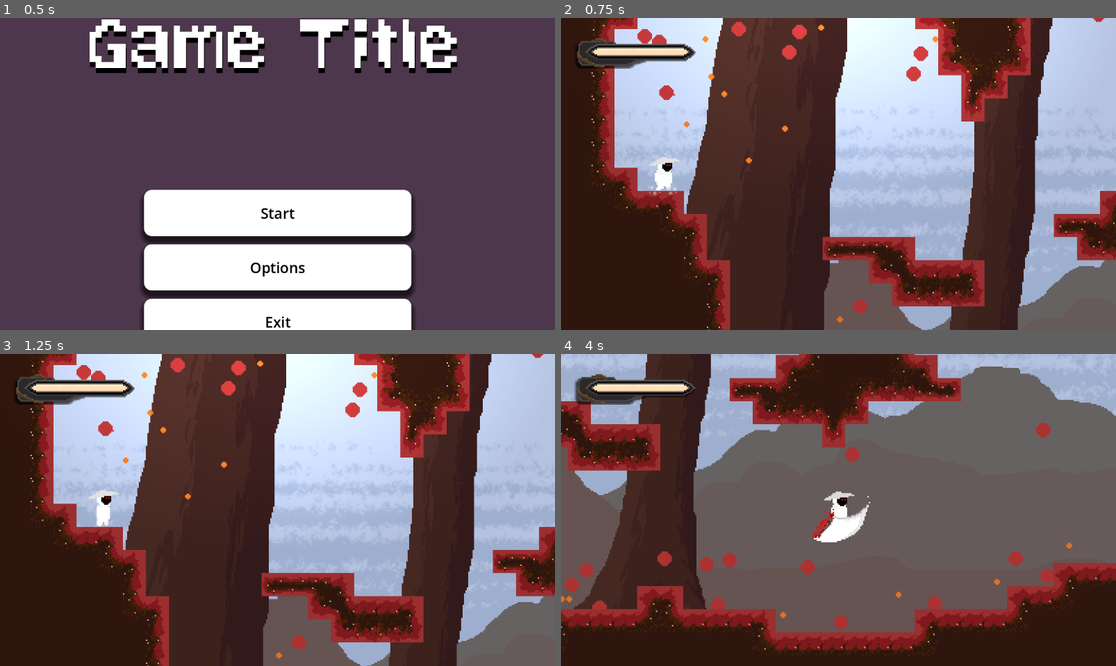
Above: before the commit, frames 1-4 (two rows, left to right).
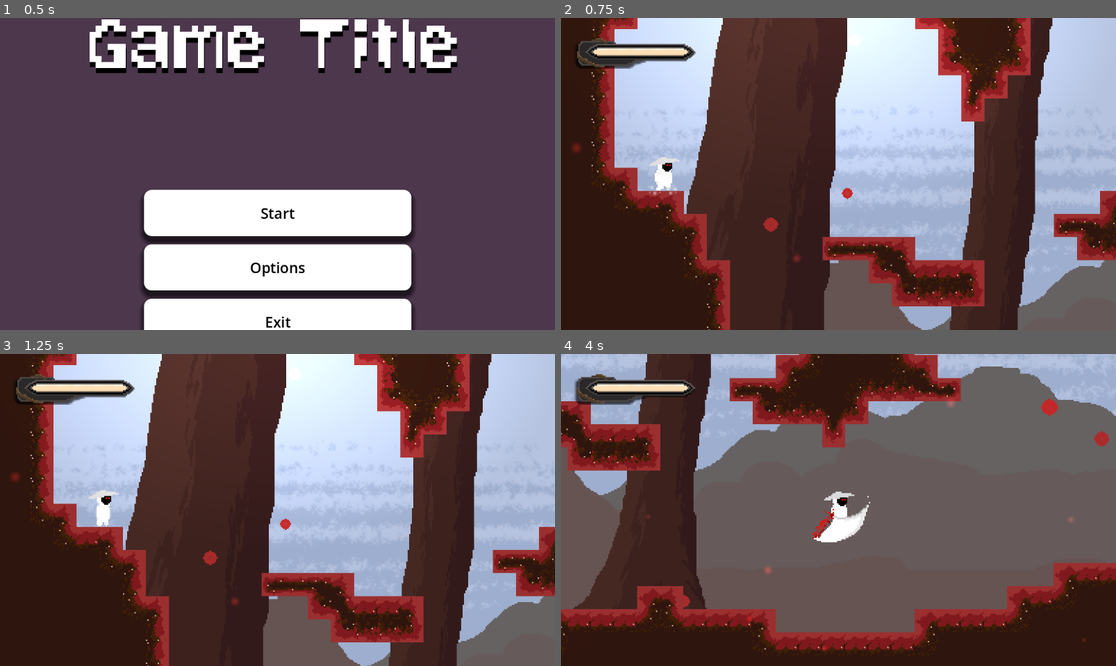
Above: after the commit, the same moments.

Repository: KirstenMayland/color2Dmetroidvania
Game: Godot game, scene res://scenes/gui/main_menu.tscn
The game is run twice, just before and just after one commit, with the same random seed, the same clock (stepped at 60 frames per second) and the same inputs.
Inputs:
- Up to frame 1 (0.5 s): no input
- Up to frame 2 (0.75 s): click "Start" at 0.5 s
- Up to frame 3 (1.25 s): no input
- Up to frame 4 (4 s): hold D (move_right) 1.28-2.78 s; tap E (attack) every 0.75 s from 1.35 to 3.6 s; tap Space (jump) at 1.52, 2.27, 3.77 s; hold A (move_left) 2.78-3.53 s; hold D (move_right) from 3.53 s (still down)

Frame 1 is identical in both runs. In frame 2, 1.2% of the frame differs, in the area x 2-98%, y 0-98%; in frame 3, 1.2%; in frame 4, 1.7%, in the area x 0-99%, y 14-96%.

Commit message:
particles everywhere

Diff:
--- a/scenes/entities/player.tscn
+++ b/scenes/entities/player.tscn
@@ -1212,7 +1212,7 @@
 polygon = PackedVector2Array(-5, -1, -5, 12, 6, 12, 6, -8, 2, -12, -2, -12, -5, -8)
 
 [node name="HealthComponent" parent="." instance=ExtResource("13_3h35b")]
-max_health = 20.0
+max_health = 30.0
 
 [node name="HurtboxComponent" parent="." node_paths=PackedStringArray("health_component", "invulnerablilty_timer") instance=ExtResource("14_jqlrc")]
 visible = false
--- a/scenes/levels/russet_grove_1.tscn
+++ b/scenes/levels/russet_grove_1.tscn
@@ -1,12 +1,29 @@
-[gd_scene load_steps=12 format=3 uid="uid://c35scpqfjmxyc"]
+[gd_scene load_steps=16 format=3 uid="uid://c35scpqfjmxyc"]
 
 [ext_resource type="Script" path="res://scripts/levels/base_scene.gd" id="1_r085p"]
 [ext_resource type="Texture2D" uid="uid://rs6347lx56cm" path="res://assets/backgrounds/russet_grove_1.png" id="2_sa21c"]
 [ext_resource type="PackedScene" uid="uid://c83w2rf5qwajx" path="res://scenes/components/camera_boundaries_component.tscn" id="3_g3ips"]
+[ext_resource type="Texture2D" uid="uid://lqi1farasaes" path="res://assets/misc/russet_grove_orbs.png" id="4_jgqpd"]
 [ext_resource type="PackedScene" uid="uid://bsmnunnhaal0q" path="res://scenes/components/scene_trigger_component.tscn" id="4_k0jbt"]
 [ext_resource type="PackedScene" uid="uid://huoqkmgswaek" path="res://scenes/gui/core.tscn" id="5_duyw0"]
 [ext_resource type="Texture2D" uid="uid://cv0j8scxdym8u" path="res://assets/misc/2d_lights_and_shadows_neutral_point_light.png" id="7_r1n1n"]
 [ext_resource type="Texture2D" uid="uid://og58iqswnewb" path="res://assets/tilesets/russet_grove_tileset.png" id="russet_grove_tileset"]
+
+[sub_resource type="ParticleProcessMaterial" id="ParticleProcessMaterial_tqwnk"]
+lifetime_randomness = 0.4
+emission_shape = 3
+emission_box_extents = Vector3(500, 250, 1)
+particle_flag_disable_z = true
+spread = 180.0
+gravity = Vector3(0, 0, 0)
+initial_velocity_min = 1.0
+initial_velocity_max = 10.0
+orbit_velocity_min = 0.0
+orbit_velocity_max = 0.0
+scale_min = 0.5
+hue_variation_min = -0.02
+hue_variation_max = 0.05
+turbulence_noise_strength = 4.7
 
 [sub_resource type="TileSetAtlasSource" id="TileSetAtlasSource_0"]
 texture = ExtResource("russet_grove_tileset")
@@ -444,6 +461,26 @@
 [sub_resource type="RectangleShape2D" id="RectangleShape2D_aji2q"]
 size = Vector2(20, 89.5)
 
+[sub_resource type="CanvasItemMaterial" id="CanvasItemMaterial_bknnb"]
+blend_mode = 1
+
+[sub_resource type="ParticleProcessMaterial" id="ParticleProcessMaterial_rdbg5"]
+lifetime_randomness = 0.4
+emission_shape = 3
+emission_box_extents = Vector3(500, 250, 1)
+particle_flag_disable_z = true
+spread = 180.0
+gravity = Vector3(0, 0, 0)
+initial_velocity_min = 1.0
+initial_velocity_max = 10.0
+orbit_velocity_min = 0.0
+orbit_velocity_max = 0.0
+scale_min = 0.01
+scale_max = 0.04
+hue_variation_min = -0.02
+hue_variation_max = 0.05
+turbulence_noise_strength = 4.7
+
 [node name="russet_grove_1" type="Node2D"]
 script = ExtResource("1_r085p")
 
@@ -457,6 +494,16 @@
 color = Color(1, 1, 1, 0.388235)
 shadow_enabled = true
 texture = ExtResource("7_r1n1n")
+
+[node name="RedOrbsParticles" type="GPUParticles2D" parent="."]
+position = Vector2(520, 223)
+amount = 50
+process_material = SubResource("ParticleProcessMaterial_tqwnk")
+texture = ExtResource("4_jgqpd")
+lifetime = 60.0
+preprocess = 30.0
+randomness = 0.42
+visibility_rect = Rect2(-525, -215, 1025, 500)
 
 [node name="TileMap" type="TileMap" parent="."]
 tile_set = SubResource("TileSet_gswel")
@@ -493,3 +540,14 @@
 
 [node name="russet_grove_2" type="Marker2D" parent="EntranceMarkers"]
 position = Vector2(978, 290)
+
+[node name="RedLightParticles" type="GPUParticles2D" parent="."]
+modulate = Color(0.835294, 0.184314, 0.176471, 0.305882)
+material = SubResource("CanvasItemMaterial_bknnb")
+position = Vector2(484, 256)
+amount = 75
+process_material = SubResource("ParticleProcessMaterial_rdbg5")
+texture = ExtResource("7_r1n1n")
+lifetime = 60.0
+preprocess = 30.0
+visibility_rect = Rect2(-515, -215, 1015, 500)
--- a/scenes/levels/russet_grove_2.tscn
+++ b/scenes/levels/russet_grove_2.tscn
@@ -456,7 +456,7 @@
 sources/0 = SubResource("TileSetAtlasSource_0")
 
 [sub_resource type="RectangleShape2D" id="RectangleShape2D_0s3ma"]
-size = Vector2(1976, 932)
+size = Vector2(1976, 887)
 
 [sub_resource type="RectangleShape2D" id="RectangleShape2D_k2buk"]
 size = Vector2(44.25, 136)
@@ -491,10 +491,11 @@
 script = ExtResource("1_fiffr")
 
 [node name="Background" type="Sprite2D" parent="."]
+show_behind_parent = true
 position = Vector2(1024, 510)
 texture = ExtResource("2_epnu6")
 
-[node name="GPUParticles2D" type="GPUParticles2D" parent="."]
+[node name="RedOrbsParticles" type="GPUParticles2D" parent="."]
 position = Vector2(1046, 520)
 amount = 250
 process_material = SubResource("ParticleProcessMaterial_5e7si")
@@ -537,10 +538,9 @@
 color = Color(0.180392, 0.0823529, 0.0509804, 1)
 
 [node name="CameraBoundariesComponent" parent="." instance=ExtResource("3_vkiq8")]
-visible = false
 
 [node name="CollisionShape2D" type="CollisionShape2D" parent="CameraBoundariesComponent"]
-position = Vector2(1030, 510)
+position = Vector2(1030, 532.5)
 shape = SubResource("RectangleShape2D_0s3ma")
 
 [node name="EntranceMarkers" type="Node2D" parent="."]
@@ -574,7 +574,7 @@
 position = Vector2(1474, 993)
 shape = SubResource("RectangleShape2D_rhaps")
 
-[node name="GPUParticles2D2" type="GPUParticles2D" parent="."]
+[node name="RedLightParticles" type="GPUParticles2D" parent="."]
 modulate = Color(0.835294, 0.184314, 0.176471, 0.305882)
 material = SubResource("CanvasItemMaterial_j2nvb")
 position = Vector2(1086.97, 510.396)
--- a/scenes/levels/russet_grove_3.tscn
+++ b/scenes/levels/russet_grove_3.tscn
@@ -1,12 +1,30 @@
-[gd_scene load_steps=12 format=3 uid="uid://cgosrp8rmcq4w"]
+[gd_scene load_steps=17 format=3 uid="uid://cgosrp8rmcq4w"]
 
 [ext_resource type="Script" path="res://scripts/levels/base_scene.gd" id="1_bus6f"]
 [ext_resource type="Texture2D" uid="uid://c8inkaek5lgw8" path="res://assets/backgrounds/russet_grove_3.png" id="2_wkl04"]
+[ext_resource type="Texture2D" uid="uid://lqi1farasaes" path="res://assets/misc/russet_grove_orbs.png" id="3_ipc10"]
 [ext_resource type="PackedScene" uid="uid://bsmnunnhaal0q" path="res://scenes/components/scene_trigger_component.tscn" id="4_kic5e"]
 [ext_resource type="PackedScene" uid="uid://huoqkmgswaek" path="res://scenes/gui/core.tscn" id="4_v0ww0"]
 [ext_resource type="PackedScene" uid="uid://c83w2rf5qwajx" path="res://scenes/components/camera_boundaries_component.tscn" id="5_ifgre"]
 [ext_resource type="PackedScene" uid="uid://wbbgttji4k7b" path="res://scenes/entities/sheep.tscn" id="7_o4uk1"]
+[ext_resource type="Texture2D" uid="uid://cv0j8scxdym8u" path="res://assets/misc/2d_lights_and_shadows_neutral_point_light.png" id="9_6v8e8"]
 [ext_resource type="Texture2D" uid="uid://og58iqswnewb" path="res://assets/tilesets/russet_grove_tileset.png" id="russet_grove_tileset"]
+
+[sub_resource type="ParticleProcessMaterial" id="ParticleProcessMaterial_o8e2c"]
+lifetime_randomness = 0.4
+emission_shape = 3
+emission_box_extents = Vector3(500, 250, 1)
+particle_flag_disable_z = true
+spread = 180.0
+gravity = Vector3(0, 0, 0)
+initial_velocity_min = 1.0
+initial_velocity_max = 10.0
+orbit_velocity_min = 0.0
+orbit_velocity_max = 0.0
+scale_min = 0.5
+hue_variation_min = -0.02
+hue_variation_max = 0.05
+turbulence_noise_strength = 4.7
 
 [sub_resource type="TileSetAtlasSource" id="TileSetAtlasSource_0"]
 texture = ExtResource("russet_grove_tileset")
@@ -444,12 +462,42 @@
 [sub_resource type="RectangleShape2D" id="RectangleShape2D_4or7c"]
 size = Vector2(21, 82)
 
+[sub_resource type="CanvasItemMaterial" id="CanvasItemMaterial_mjlcq"]
+blend_mode = 1
+
+[sub_resource type="ParticleProcessMaterial" id="ParticleProcessMaterial_1vk4n"]
+lifetime_randomness = 0.4
+emission_shape = 3
+emission_box_extents = Vector3(500, 250, 1)
+particle_flag_disable_z = true
+spread = 180.0
+gravity = Vector3(0, 0, 0)
+initial_velocity_min = 1.0
+initial_velocity_max = 10.0
+orbit_velocity_min = 0.0
+orbit_velocity_max = 0.0
+scale_min = 0.01
+scale_max = 0.04
+hue_variation_min = -0.02
+hue_variation_max = 0.05
+turbulence_noise_strength = 4.7
+
 [node name="russet_grove_3" type="Node2D"]
 script = ExtResource("1_bus6f")
 
 [node name="Background" type="Sprite2D" parent="."]
 position = Vector2(511, 255)
 texture = ExtResource("2_wkl04")
+
+[node name="RedOrbsParticles" type="GPUParticles2D" parent="."]
+position = Vector2(520, 223)
+amount = 50
+process_material = SubResource("ParticleProcessMaterial_o8e2c")
+texture = ExtResource("3_ipc10")
+lifetime = 60.0
+preprocess = 30.0
+randomness = 0.42
+visibility_rect = Rect2(-525, -215, 1025, 500)
 
 [node name="TileMap" type="TileMap" parent="."]
 tile_set = SubResource("TileSet_0")
@@ -497,3 +545,14 @@
 offset_right = 1011.0
 offset_bottom = 512.0
 color = Color(0.180392, 0.0823529, 0.0509804, 1)
+
+[node name="RedLightParticles" type="GPUParticles2D" parent="."]
+modulate = Color(0.835294, 0.184314, 0.176471, 0.305882)
+material = SubResource("CanvasItemMaterial_mjlcq")
+position = Vector2(484, 256)
+amount = 75
+process_material = SubResource("ParticleProcessMaterial_1vk4n")
+texture = ExtResource("9_6v8e8")
+lifetime = 60.0
+preprocess = 30.0
+visibility_rect = Rect2(-515, -215, 1015, 500)
--- a/scenes/levels/russet_grove_4.tscn
+++ b/scenes/levels/russet_grove_4.tscn
@@ -1,11 +1,29 @@
-[gd_scene load_steps=10 format=3 uid="uid://b81ol54kb0cfj"]
+[gd_scene load_steps=15 format=3 uid="uid://b81ol54kb0cfj"]
 
 [ext_resource type="Script" path="res://scripts/levels/base_scene.gd" id="1_6qpep"]
 [ext_resource type="Texture2D" uid="uid://c46gryvi5dol7" path="res://assets/backgrounds/russet_grove_4.png" id="2_50a67"]
 [ext_resource type="PackedScene" uid="uid://c83w2rf5qwajx" path="res://scenes/components/camera_boundaries_component.tscn" id="3_5xa0h"]
+[ext_resource type="Texture2D" uid="uid://lqi1farasaes" path="res://assets/misc/russet_grove_orbs.png" id="3_18wrr"]
 [ext_resource type="PackedScene" uid="uid://huoqkmgswaek" path="res://scenes/gui/core.tscn" id="5_6u0pk"]
 [ext_resource type="PackedScene" uid="uid://xlupq7k0124k" path="res://scenes/entities/grove_guardian.tscn" id="6_tbiij"]
+[ext_resource type="Texture2D" uid="uid://cv0j8scxdym8u" path="res://assets/misc/2d_lights_and_shadows_neutral_point_light.png" id="8_6tw45"]
 [ext_resource type="Texture2D" uid="uid://og58iqswnewb" path="res://assets/tilesets/russet_grove_tileset.png" id="russet_grove_tileset"]
+
+[sub_resource type="ParticleProcessMaterial" id="ParticleProcessMaterial_hknk8"]
+lifetime_randomness = 0.4
+emission_shape = 3
+emission_box_extents = Vector3(500, 250, 1)
+particle_flag_disable_z = true
+spread = 180.0
+gravity = Vector3(0, 0, 0)
+initial_velocity_min = 1.0
+initial_velocity_max = 10.0
+orbit_velocity_min = 0.0
+orbit_velocity_max = 0.0
+scale_min = 0.5
+hue_variation_min = -0.02
+hue_variation_max = 0.05
+turbulence_noise_strength = 4.7
 
 [sub_resource type="TileSetAtlasSource" id="TileSetAtlasSource_0"]
 texture = ExtResource("russet_grove_tileset")
@@ -440,12 +458,42 @@
 [sub_resource type="RectangleShape2D" id="RectangleShape2D_lsyqt"]
 size = Vector2(906, 347)
 
+[sub_resource type="CanvasItemMaterial" id="CanvasItemMaterial_8745f"]
+blend_mode = 1
+
+[sub_resource type="ParticleProcessMaterial" id="ParticleProcessMaterial_21qyd"]
+lifetime_randomness = 0.4
+emission_shape = 3
+emission_box_extents = Vector3(500, 250, 1)
+particle_flag_disable_z = true
+spread = 180.0
+gravity = Vector3(0, 0, 0)
+initial_velocity_min = 1.0
+initial_velocity_max = 10.0
+orbit_velocity_min = 0.0
+orbit_velocity_max = 0.0
+scale_min = 0.01
+scale_max = 0.04
+hue_variation_min = -0.02
+hue_variation_max = 0.05
+turbulence_noise_strength = 4.7
+
 [node name="russet_grove_4" type="Node2D"]
 script = ExtResource("1_6qpep")
 
 [node name="Background" type="Sprite2D" parent="."]
 position = Vector2(513, 258)
 texture = ExtResource("2_50a67")
+
+[node name="RedOrbsParticles" type="GPUParticles2D" parent="."]
+position = Vector2(520, 223)
+amount = 40
+process_material = SubResource("ParticleProcessMaterial_hknk8")
+texture = ExtResource("3_18wrr")
+lifetime = 60.0
+preprocess = 30.0
+randomness = 0.42
+visibility_rect = Rect2(-525, -215, 1025, 500)
 
 [node name="TileMap" type="TileMap" parent="."]
 tile_set = SubResource("TileSet_skday")
@@ -477,3 +525,14 @@
 
 [node name="russet_grove_2" type="Marker2D" parent="EntranceMarkers"]
 position = Vector2(843, 45)
+
+[node name="RedLightParticles" type="GPUParticles2D" parent="."]
+modulate = Color(0.835294, 0.184314, 0.176471, 0.305882)
+material = SubResource("CanvasItemMaterial_8745f")
+position = Vector2(484, 256)
+amount = 50
+process_material = SubResource("ParticleProcessMaterial_21qyd")
+texture = ExtResource("8_6tw45")
+lifetime = 60.0
+preprocess = 30.0
+visibility_rect = Rect2(-515, -215, 1015, 500)
Binary file changed: assets/backgrounds/russet_grove_1.aseprite
Binary file changed: assets/backgrounds/russet_grove_1.png
Binary file changed: assets/entities/grove_guardian/grove_guardian_2.0-Blink.png
Binary file changed: assets/entities/grove_guardian/grove_guardian_2.0-Idle.png
Binary file changed: assets/entities/grove_guardian/grove_guardian_2.0.aseprite
Not shown, changed: text/TODO.md
